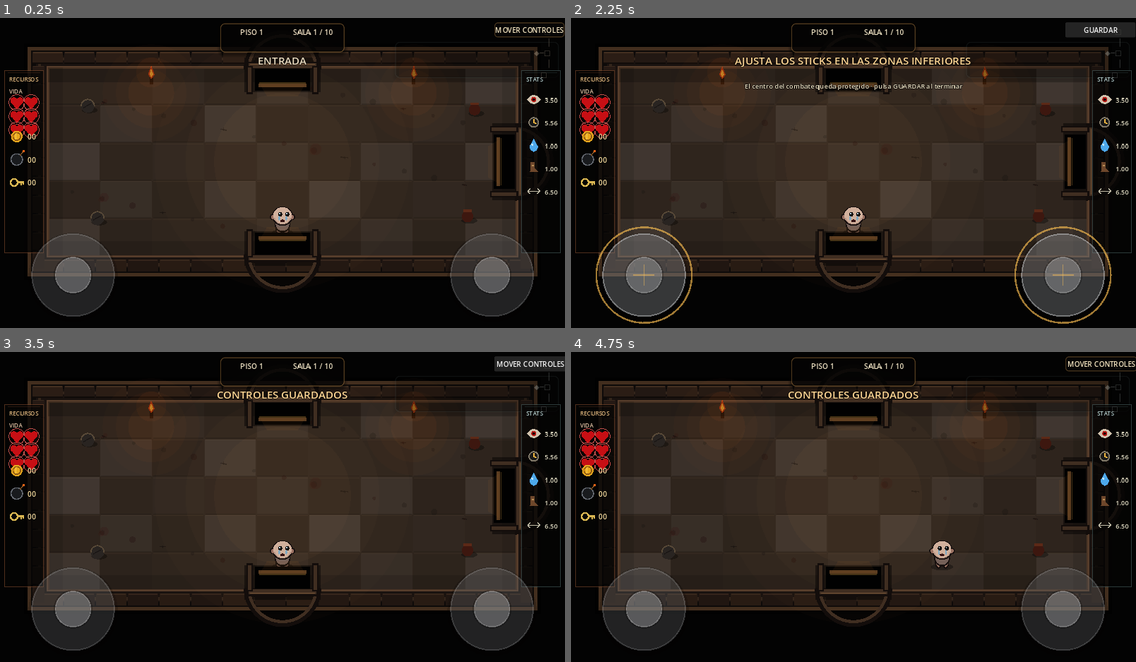
Above: before the commit, frames 1-4 (two rows, left to right).
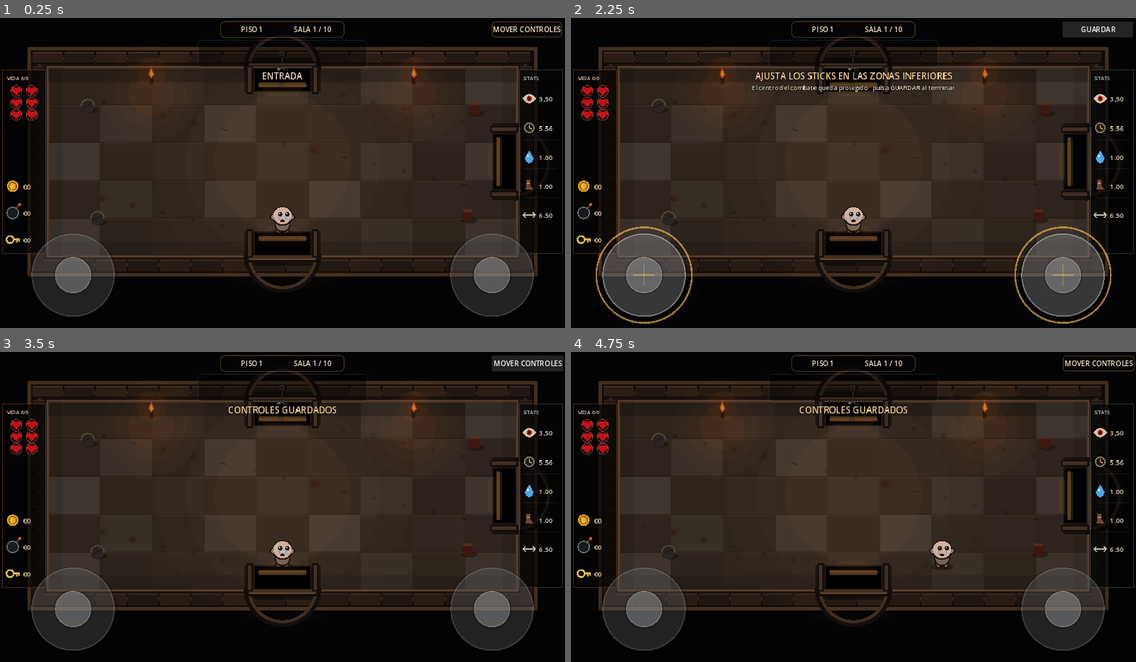
Above: after the commit, the same moments.

Repository: LoloscarPrr/Binding-of-Ismael
Game: Godot game, scene res://scenes/main.tscn
Two runs of this game, one before a commit and one after it. Both use one fixed random seed, a clock stepped at 60 frames per second and the inputs below.
Inputs (mouse positions are in pixels of both pictures, inside the frame that each line leads up to; where the layout moved, square brackets give the same spot in the first picture):
- Up to frame 1 (0.25 s): no input
- Up to frame 2 (2.25 s): click (853, 52) [1045, 61] at 0.5 s; click (853, 98) [1017, 111] at 1.25 s; click "MOVER CONTROLES" at 2 s
- Up to frame 3 (3.5 s): click "GUARDAR" at 2.75 s
- Up to frame 4 (4.75 s): tap Enter at 3.5 s; move the mouse to (977, 494) at 3.52 s; hold D (move_right) 3.53-4.25 s; click (977, 494) at 3.67 s; drag from (740, 525) to (825, 575) at 4.27 s

The runs differ from the first frame. In frame 1, 3.7% of the frame differs, in the area x 0-100%, y 0-77%; in frame 2, 4.8%; in frame 3, 4.0%; in frame 4, 4.0%.

Commit message:
ui: separate top minimap and improve mobile HUD spacing

Diff:
--- a/src/presentation/game/mobile_main_controller.gd
+++ b/src/presentation/game/mobile_main_controller.gd
@@ -6,11 +6,131 @@
 const RewardService = preload("res://src/application/rewards/reward_service.gd")
 const ControlLayoutRepository = preload("res://src/infrastructure/persistence/control_layout_repository.gd")
 const ItemAssetView = preload("res://src/presentation/items/item_asset_view.gd")
+const MobileCombatSideHud = preload("res://src/presentation/hud/mobile_combat_side_hud.gd")
 
 var _clean_inventory = RunInventory.new()
 var _economy_service = EconomyService.new(_clean_inventory)
 var _reward_service = RewardService.new()
 var _control_layout_repository = ControlLayoutRepository.new()
+var hud_top_map_card: Panel
+
+func _create_touch_ui() -> void:
+	super._create_touch_ui()
+	var layer := hud_backdrop.get_parent()
+	if not is_instance_valid(hud_top_map_card):
+		hud_top_map_card = Panel.new()
+		hud_top_map_card.name = "HudTopMapCard"
+		hud_top_map_card.mouse_filter = Control.MOUSE_FILTER_IGNORE
+		hud_top_map_card.z_index = 1
+		layer.add_child(hud_top_map_card)
+	if is_instance_valid(combat_side_hud):
+		combat_side_hud.queue_free()
+	combat_side_hud = MobileCombatSideHud.new()
+	combat_side_hud.configure(self,player)
+	combat_side_hud.z_index = -1
+	layer.add_child(combat_side_hud)
+	_polish_hud()
+
+func _polish_hud() -> void:
+	super._polish_hud()
+	if is_instance_valid(hud_left_card):
+		hud_left_card.visible = false
+	if is_instance_valid(hud_right_card):
+		hud_right_card.visible = false
+	if is_instance_valid(hud_top_map_card):
+		hud_top_map_card.visible = not _run_complete
+		hud_top_map_card.add_theme_stylebox_override("panel",_top_map_style())
+		hud_top_map_card.modulate.a = 0.96 if _minimap_expanded else 0.46
+	if is_instance_valid(minimap_label):
+		minimap_label.modulate.a = 1.0 if _minimap_expanded else 0.54
+	if is_instance_valid(hud_center_card):
+		hud_center_card.modulate.a = 0.86
+
+func _top_map_style() -> StyleBoxFlat:
+	var style := StyleBoxFlat.new()
+	style.bg_color = Color(0.012,0.013,0.013,0.82)
+	style.border_color = Color(0.38,0.46,0.45,0.54)
+	style.set_border_width_all(1)
+	style.corner_radius_top_left = 8
+	style.corner_radius_top_right = 8
+	style.corner_radius_bottom_left = 8
+	style.corner_radius_bottom_right = 8
+	return style
+
+func _layout_touch_ui() -> void:
+	super._layout_touch_ui()
+	if not is_instance_valid(hud_top_map_card):
+		return
+	var screen_size := get_viewport_rect().size
+	if screen_size.x <= 1.0 or screen_size.y <= 1.0:
+		return
+
+	# Legacy top/right cards no longer own the minimap. Side stats are rendered
+	# by the dedicated Presentation HUD around the Combat Safe Area.
+	if is_instance_valid(hud_left_card):
+		hud_left_card.visible = false
+	if is_instance_valid(hud_right_card):
+		hud_right_card.visible = false
+
+	var center_card_w := clampf(screen_size.x*0.22,250.0,320.0)
+	var center_card_h := 38.0
+	if is_instance_valid(hud_center_card):
+		hud_center_card.position = Vector2(screen_size.x*0.5-center_card_w*0.5,7.0)
+		hud_center_card.size = Vector2(center_card_w,center_card_h)
+		hud_center_card.visible = not _run_complete
+
+	var half_center := center_card_w*0.5
+	floor_label.position = Vector2(screen_size.x*0.5-center_card_w*0.5+8.0,14.0)
+	floor_label.size = Vector2(half_center-12.0,24.0)
+	room_label.position = Vector2(screen_size.x*0.5+4.0,14.0)
+	room_label.size = Vector2(half_center-12.0,24.0)
+	floor_label.add_theme_font_size_override("font_size",16)
+	room_label.add_theme_font_size_override("font_size",16)
+
+	var compact_map_w := clampf(screen_size.x*0.30,310.0,420.0)
+	var compact_map_h := clampf(screen_size.y*0.085,60.0,72.0)
+	var map_w := compact_map_w
+	var map_h := compact_map_h
+	var map_y := 50.0
+	if _minimap_expanded:
+		map_w = clampf(screen_size.x*0.52,520.0,720.0)
+		map_h = clampf(screen_size.y*0.36,240.0,330.0)
+	hud_top_map_card.position = Vector2(screen_size.x*0.5-map_w*0.5,map_y)
+	hud_top_map_card.size = Vector2(map_w,map_h)
+	hud_top_map_card.visible = not _run_complete
+	hud_top_map_card.modulate.a = 0.96 if _minimap_expanded else 0.46
+
+	minimap_label.position = hud_top_map_card.position+Vector2(10.0,7.0)
+	minimap_label.size = hud_top_map_card.size-Vector2(20.0,14.0)
+	minimap_label.horizontal_alignment = HORIZONTAL_ALIGNMENT_CENTER
+	minimap_label.vertical_alignment = VERTICAL_ALIGNMENT_CENTER
+	minimap_label.add_theme_font_size_override("font_size",20 if _minimap_expanded else 11)
+	minimap_label.modulate.a = 1.0 if _minimap_expanded else 0.54
+	minimap_label.z_index = 3
+
+	if is_instance_valid(minimap_touch_zone):
+		minimap_touch_zone.position = hud_top_map_card.position
+		minimap_touch_zone.size = hud_top_map_card.size
+		minimap_touch_zone.tooltip_text = "Cerrar mapa" if _minimap_expanded else "Expandir mapa"
+		minimap_touch_zone.z_index = 6
+
+	var status_y := maxf(room_rect.position.y+4.0,hud_top_map_card.position.y+hud_top_map_card.size.y+6.0)
+	status_label.position = Vector2(screen_size.x*0.5-300.0,status_y)
+	status_label.size = Vector2(600.0,32.0)
+	status_label.add_theme_font_size_override("font_size",20)
+	reward_label.position = Vector2(screen_size.x*0.5-320.0,status_y+31.0)
+	reward_label.size = Vector2(640.0,28.0)
+	reward_label.add_theme_font_size_override("font_size",14)
+
+	if is_instance_valid(control_edit_button):
+		control_edit_button.size = Vector2(152.0,36.0)
+		control_edit_button.position = Vector2(screen_size.x-166.0,8.0)
+		control_edit_button.z_index = 7
+
+func _apply_completion_ui() -> void:
+	super._apply_completion_ui()
+	if is_instance_valid(hud_top_map_card):
+		hud_top_map_card.visible = false
 
 func _make_reward_choices() -> Array[String]:
 	var available: Array[String] = []
--- /dev/null
+++ b/src/presentation/hud/mobile_combat_side_hud.gd
@@ -0,0 +1,162 @@
+extends "res://scripts/combat_side_hud.gd"
+
+# Presentation-only HUD for the Mobile Combat Frame.
+# Reads run/player state and never mutates gameplay.
+
+func set_layout(rect: Rect2, screen_size: Vector2) -> void:
+	combat_rect = rect
+	viewport_size = screen_size
+	position = Vector2.ZERO
+	size = screen_size
+	var outer_gap := clampf(screen_size.x*0.0045,5.0,8.0)
+	var left_width := maxf(82.0,rect.position.x-outer_gap*2.0)
+	var right_width := maxf(82.0,screen_size.x-rect.end.x-outer_gap*2.0)
+	var panel_y := rect.position.y+6.0
+	var panel_h := maxf(190.0,rect.size.y-12.0)
+	left_panel = Rect2(Vector2(outer_gap,panel_y),Vector2(left_width,panel_h))
+	right_panel = Rect2(Vector2(rect.end.x+outer_gap,panel_y),Vector2(right_width,panel_h))
+	queue_redraw()
+
+func _draw() -> void:
+	if not is_instance_valid(player) or combat_rect.size.x <= 1.0:
+		return
+	_draw_panel(left_panel,Color(0.52,0.30,0.18,0.52))
+	_draw_panel(right_panel,Color(0.30,0.40,0.40,0.50))
+	_draw_resources(left_panel)
+	_draw_stats(right_panel)
+
+func _draw_panel(rect: Rect2, accent: Color) -> void:
+	draw_rect(rect,Color(0.014,0.013,0.012,0.68))
+	draw_rect(rect,accent,false,1.5)
+
+func _draw_resources(rect: Rect2) -> void:
+	var width := rect.size.x
+	var font_size := int(clampf(width*0.115,12.0,16.0))
+	var value_size := int(clampf(width*0.155,15.0,21.0))
+	var header_y := rect.position.y+24.0
+	_draw_text("VIDA %d/%d" % [player.health,player.max_health],Vector2(rect.position.x+9.0,header_y),font_size,Color(0.90,0.76,0.66))
+
+	var shield_reserved := 48.0 if player.floor_shield_enabled else 14.0
+	var row_gap := clampf(rect.size.y*0.145,56.0,64.0)
+	var last_row_y := rect.end.y-shield_reserved-18.0
+	var first_row_y := last_row_y-row_gap*2.0
+	var hearts_top := rect.position.y+47.0
+	var hearts_bottom := first_row_y-26.0
+	_draw_hearts_fitted(rect,hearts_top,hearts_bottom)
+
+	var inventory := {}
+	if is_instance_valid(game) and game.has_method("get_run_inventory_snapshot"):
+		inventory = game.call("get_run_inventory_snapshot")
+	var coins := int(inventory.get("coins",0))
+	var bombs := int(inventory.get("bombs",0))
+	var keys := int(inventory.get("keys",0))
+	_draw_resource_row("coin",coins,rect,first_row_y,value_size)
+	_draw_resource_row("bomb",bombs,rect,first_row_y+row_gap,value_size)
+	_draw_resource_row("key",keys,rect,last_row_y,value_size)
+
+	if player.floor_shield_enabled:
+		var shield_y := rect.end.y-25.0
+		_draw_text("ESC",Vector2(rect.position.x+8.0,shield_y+5.0),maxi(10,font_size-2),Color(0.66,0.75,0.79))
+		_draw_shield_icon(Vector2(rect.end.x-23.0,shield_y),player.floor_shield_charges>0)
+
+func _draw_hearts_fitted(rect: Rect2, top_y: float, bottom_y: float) -> void:
+	var columns := 2 if rect.size.x < 108.0 else 3
+	var gap_x := minf(35.0,(rect.size.x-22.0)/float(columns))
+	var start_x := rect.get_center().x-gap_x*float(columns-1)*0.5
+	var available_h := maxf(24.0,bottom_y-top_y)
+	var min_gap_y := 21.0
+	var max_rows := maxi(1,int(floor(available_h/min_gap_y))+1)
+	var capacity := maxi(columns,columns*max_rows)
+	var visible_count := mini(player.max_health,capacity)
+	var rows := maxi(1,int(ceil(float(visible_count)/float(columns))))
+	var gap_y := minf(27.0,available_h/float(maxi(1,rows-1))) if rows>1 else 0.0
+	var scale_from_y := gap_y/28.0 if rows>1 else 0.78
+	var heart_scale := clampf(minf(gap_x/38.0,scale_from_y),0.48,0.78)
+	for i in range(visible_count):
+		var col := i%columns
+		var row := i/columns
+		var p := Vector2(start_x+col*gap_x,top_y+float(row)*gap_y)
+		_draw_heart_scaled(p,i<player.health,heart_scale)
+	if player.max_health>visible_count:
+		_draw_text("+%d" % (player.max_health-visible_count),Vector2(rect.position.x+9.0,bottom_y+16.0),11,Color(0.80,0.66,0.60))
+
+func _draw_heart_scaled(p: Vector2, filled: bool, scale: float) -> void:
+	var c := Color(0.78,0.06,0.08) if filled else Color(0.18,0.09,0.09)
+	var edge := Color(0.98,0.40,0.38,0.76) if filled else Color(0.38,0.24,0.22,0.62)
+	var lobe_offset := 6.5*scale
+	var lobe_radius := 7.5*scale
+	draw_circle(p+Vector2(-lobe_offset,-2.5*scale),lobe_radius,c)
+	draw_circle(p+Vector2(lobe_offset,-2.5*scale),lobe_radius,c)
+	draw_colored_polygon(PackedVector2Array([
+		p+Vector2(-13.0*scale,0),
+		p+Vector2(13.0*scale,0),
+		p+Vector2(0,15.0*scale)
+	]),c)
+	draw_arc(p+Vector2(0,scale),16.0*scale,0.0,TAU,20,edge,maxf(1.0,1.4*scale))
+
+func _draw_resource_row(kind: String, value: int, rect: Rect2, y: float, font_size: int) -> void:
+	var icon_pos := Vector2(rect.position.x+23.0,y)
+	match kind:
+		"coin": _draw_coin(icon_pos)
+		"bomb": _draw_bomb(icon_pos)
+		"key": _draw_key(icon_pos)
+	_draw_text("%02d" % value,Vector2(rect.position.x+46.0,y+7.0),font_size,Color(0.96,0.86,0.62))
+
+func _draw_stats(rect: Rect2) -> void:
+	var width := rect.size.x
+	var font_size := int(clampf(width*0.112,12.0,16.0))
+	var value_size := int(clampf(width*0.145,15.0,20.0))
+	_draw_text("STATS",Vector2(rect.position.x+9.0,rect.position.y+24.0),font_size,Color(0.70,0.80,0.80))
+
+	var damage_display := float(player.projectile_damage)*3.50
+	var tears_display := 1.0/maxf(player.fire_rate,0.01)
+	var shot_display := player.projectile_speed/760.0
+	var move_display := player.move_speed/280.0
+	var range_display := 6.50*(player.projectile_speed/760.0)
+	var rows := [
+		["damage",damage_display],
+		["tears",tears_display],
+		["shot",shot_display],
+		["move",move_display],
+		["range",range_display]
+	]
+
+	var passive_entries := _passive_entries()
+	var passive_reserved := 14.0
+	if not passive_entries.is_empty():
+		passive_reserved = 31.0+float(passive_entries.size())*18.0
+	var first_y := rect.position.y+65.0
+	var last_y := rect.end.y-passive_reserved-22.0
+	var row_gap := clampf((last_y-first_y)/4.0,54.0,66.0)
+	for i in range(rows.size()):
+		var row = rows[i]
+		_draw_stat_row(String(row[0]),float(row[1]),rect,first_y+row_gap*float(i),value_size)
+
+	if not passive_entries.is_empty():
+		var passive_y := rect.end.y-passive_reserved+13.0
+		_draw_text("PASIVOS",Vector2(rect.position.x+9.0,passive_y),maxi(10,font_size-2),Color(0.62,0.70,0.68))
+		passive_y += 18.0
+		for entry in passive_entries:
+			_draw_text(String(entry[0]),Vector2(rect.position.x+10.0,passive_y),maxi(10,font_size-3),entry[1])
+			passive_y += 18.0
+
+func _passive_entries() -> Array:
+	var entries: Array = []
+	if player.homing_strength>0.0:
+		entries.append(["OJO",Color(0.62,0.75,0.42)])
+	if player.projectile_pierce>0:
+		entries.append(["AGUJA",Color(0.78,0.78,0.72)])
+	if player.burst_count>1:
+		entries.append(["RÁF x%d" % player.burst_count,Color(0.78,0.54,0.34)])
+	return entries
+
+func _draw_stat_row(kind: String, value: float, rect: Rect2, y: float, font_size: int) -> void:
+	var icon := Vector2(rect.position.x+22.0,y)
+	match kind:
+		"damage": _draw_eye(icon)
+		"tears": _draw_clock(icon)
+		"shot": _draw_tear(icon)
+		"move": _draw_boot(icon)
+		"range": _draw_range(icon)
+	_draw_text("%.2f" % value,Vector2(rect.position.x+44.0,y+7.0),font_size,Color(0.90,0.88,0.78))
+	draw_line(Vector2(rect.position.x+9.0,y+27.0),Vector2(rect.end.x-9.0,y+27.0),Color(0.70,0.76,0.74,0.10),1.0)
